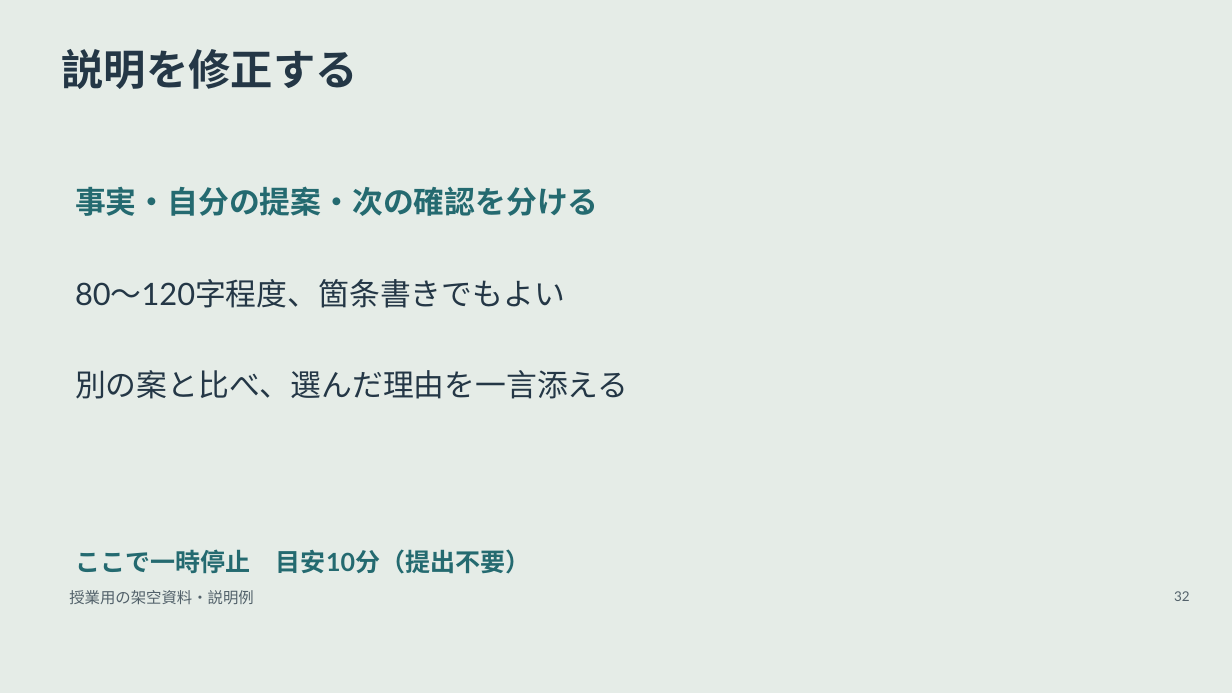
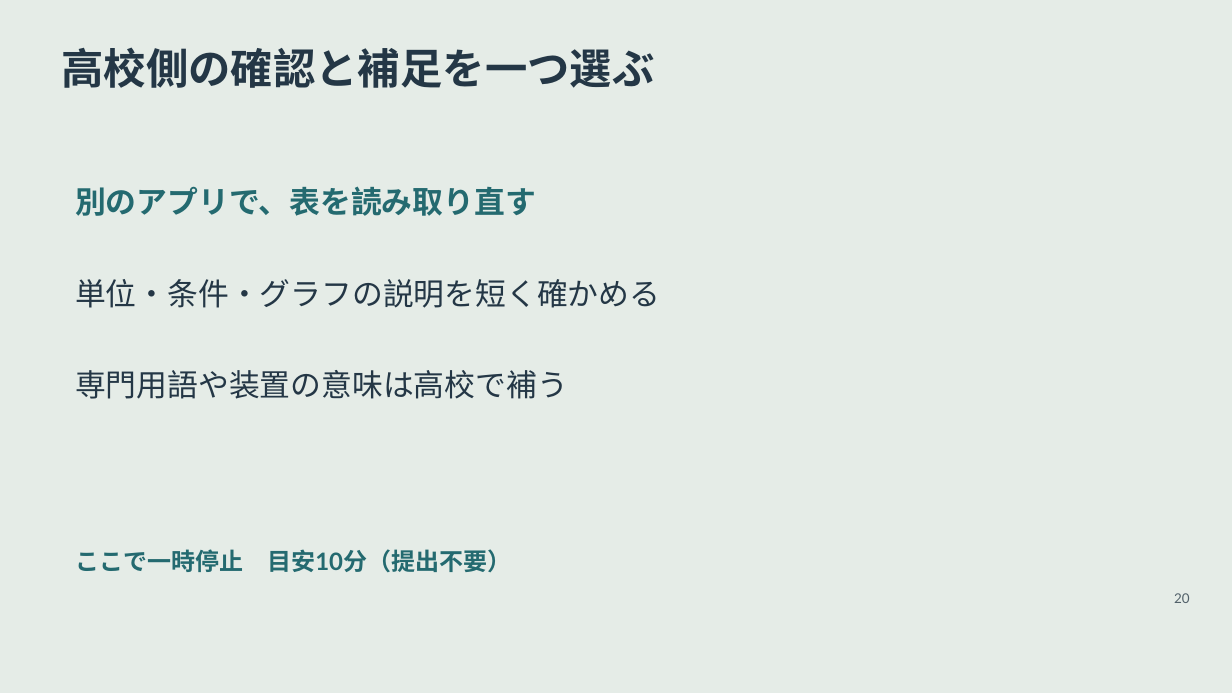
Before and after one commit to zooc-14calbp/industrial-education-ii, a slide deck: slide 20 of lessons/10/slides.pptx (slide 32 before the commit). Drawn at 1232x693 pixels with LibreOffice and Linux fonts; fonts in the diff are those of the drawing. Boxes give left, top, right and bottom in pixels: in the first picture for what was removed or moved away, otherwise in the second. Text is boxed around its words. In the diff, an @@ line names an element or a change of style, - is before the commit and + after.

```diff
--- a/lessons/10/slides.pptx
+++ b/lessons/10/slides.pptx
@@ text at bbox=[62, 47, 655, 88]: text changed @@
-説明を修正する
+高校側の確認と補足を一つ選ぶ
@@ text at bbox=[75, 186, 536, 216]: text changed @@
-事実・自分の提案・次の確認を分ける
+別のアプリで、表を読み取り直す
@@ text at bbox=[75, 279, 660, 308]: text changed @@
-80～120字程度、箇条書きでもよい
+単位・条件・グラフの説明を短く確かめる
@@ text at bbox=[75, 370, 568, 399]: text changed @@
-別の案と比べ、選んだ理由を一言添える
+専門用語や装置の意味は高校で補う
@@ text "ここで一時停止 目安10分（提出不要）" at bbox=[75, 549, 511, 572]: size 19.5 to 18.8 pt @@
@@ text removed at bbox=[69, 590, 254, 604] @@
-授業用の架空資料・説明例
@@ text removed at bbox=[1174, 591, 1190, 601] @@
-32
@@ text added at bbox=[1174, 593, 1190, 603], 10.5 pt, text #52616A @@
+20
```
Also in this commit, not shown: 3 other slides changed, 23 slides added, 32 slides removed, 28 other files.
